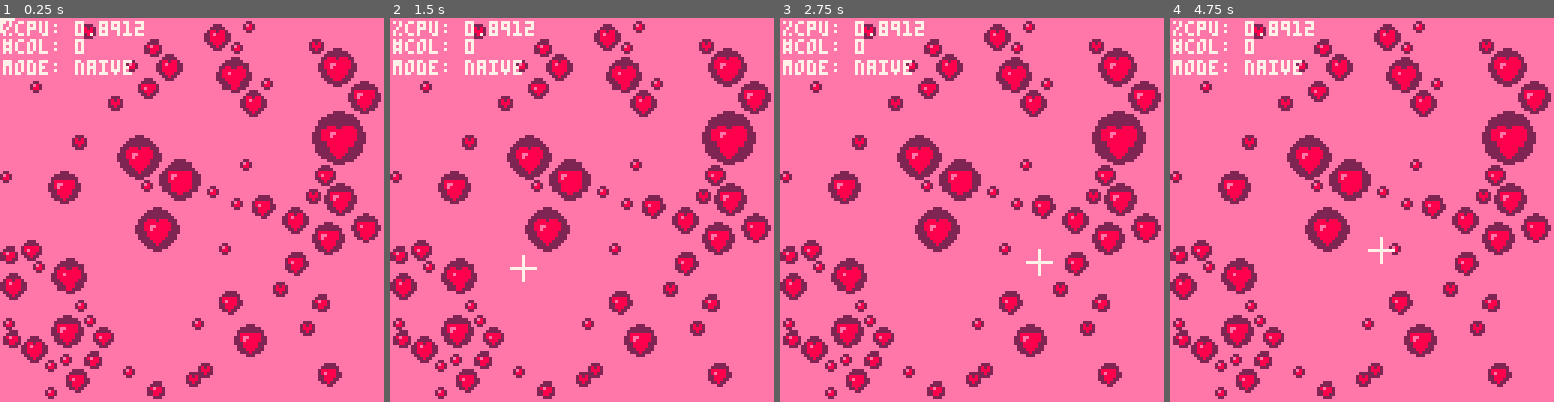
Above: before the commit, frames 1-4 (left to right).
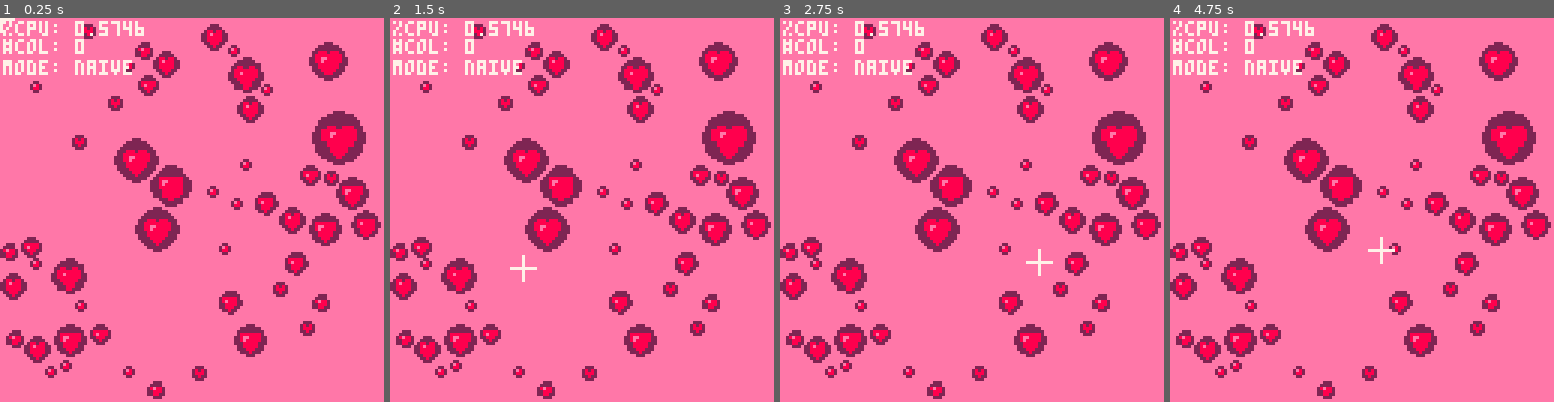
Above: after the commit, the same moments.

Repository: ghostofrasputin/SpatialHash
Game: PICO-8 cartridge cart.p8
Two runs of this game, one before a commit and one after it. Both use one fixed random seed, a clock stepped at 60 frames per second and the inputs below.
Inputs (mouse positions are in pixels of both pictures, inside the frame that each line leads up to):
- Up to frame 1 (0.25 s): no input
- Up to frame 2 (1.5 s): tap O (Z key) at 0.33, 0.7, 1.43 s; click (459, 121) at 0.67 s; click (520, 267) at 1.22 s
- Up to frame 3 (2.75 s): click (975, 114) at 1.77 s; tap O (Z key) at 2.22 s; click (1037, 259) at 2.32 s
- Up to frame 4 (4.75 s): click (1492, 106) at 2.87 s; tap O (Z key) at 3.1, 3.98 s; click (1254, 256) at 3.42 s; click (1315, 102) at 3.97 s; click (1381, 248) at 4.52 s

The runs differ from the first frame. In frame 1, 11% of the frame differs, in the area x 0-100%, y 0-100%; in frame 2, 11%; in frame 3, 11%; in frame 4, 11%.

Commit message:
update 2
functions complete, optimize efficiency

Diff:
--- a/cart.p8
+++ b/cart.p8
@@ -61,9 +61,12 @@
         local cellList = circle_to_cells(circle)
         for cell in all(cellList) do
             local index = hash_index(cell[1],cell[2])
-            local bucket = hash[index] or {}
-            add(bucket,circle)
-            hash[index] = bucket
+            if hash[index] ~= nil then
+                add(hash[index], circle)
+            else
+                hash[index] = {}
+                add(hash[index], circle)
+            end
         end
     end
     return hash
@@ -73,10 +76,14 @@
 -- sweep_naive(bucket) for collisions;
 -- combine results across buckets
 function sweep_hash(hash)
-	for bucket in all(hash) do
-        sweep_naive(bucket)
+	local result = {}
+    for index,bucket in pairs(hash) do
+        local bucketCollisions = sweep_naive(bucket)
+        for collision in all(bucketCollisions) do
+            add(result,collision)
+        end
     end
-	return {}
+	return result
 end
 
 -- for every cell which the q circle
@@ -85,11 +92,22 @@
 -- for any overlaps; combine results across
 -- buckets
 function query_hash(hash, query)
-	--todo: imeplement this
-	return {}
-end
-
--- hash mode:
+	local result = {}
+    local qCellList = circle_to_cells(query)
+    for cell in all(qCellList) do
+        local index = hash_index(cell[1],cell[2])
+        local bucket = hash[index]
+        local qItems = query_naive(bucket, query)
+        for q in all(qItems) do
+            add(result,q)
+        end
+    end
+	return result
+end
+
+-- hash mode: takes a table of buckets mapped to
+-- (i, j) pairs of the grid. Then
+--
 -- non-hash mode: returns all the collision pairs
 function sweep(circles)
 	if hash_mode then
@@ -115,14 +133,10 @@
 -- the given circle c.
 function circle_to_cells(c)
     local pairTable = {}
-    -- top left
-    calculate_pair(pairTable,c.x,c.y,-c.r,-c.r)
-    -- top right
-    calculate_pair(pairTable,c.x,c.y,c.r,-c.r)
-    -- bot left
-    calculate_pair(pairTable,c.x,c.y,-c.r,c.r)
-    -- bot right
-    calculate_pair(pairTable,c.x,c.y,c.r,c.r)
+    calculate_pair(pairTable,c.x,c.y,-c.r,-c.r) -- top left
+    calculate_pair(pairTable,c.x,c.y,c.r,-c.r)  -- top right
+    calculate_pair(pairTable,c.x,c.y,-c.r,c.r)  -- bot left
+    calculate_pair(pairTable,c.x,c.y,c.r,c.r)   -- bot right
     --iter = 42
     local pairList = {}
     for key,value in pairs(pairTable) do
@@ -196,7 +210,7 @@
     grid_size = 128/cell_size
     selected = nil
     hearts = {}
-    heartNum = 64
+    heartNum = 50
     grid = generateGrid()
     for i = 1,heartNum do
 		add(hearts,{x=rnd(128), y=rnd(128), r=2+rnd(8)*rnd(1)})
